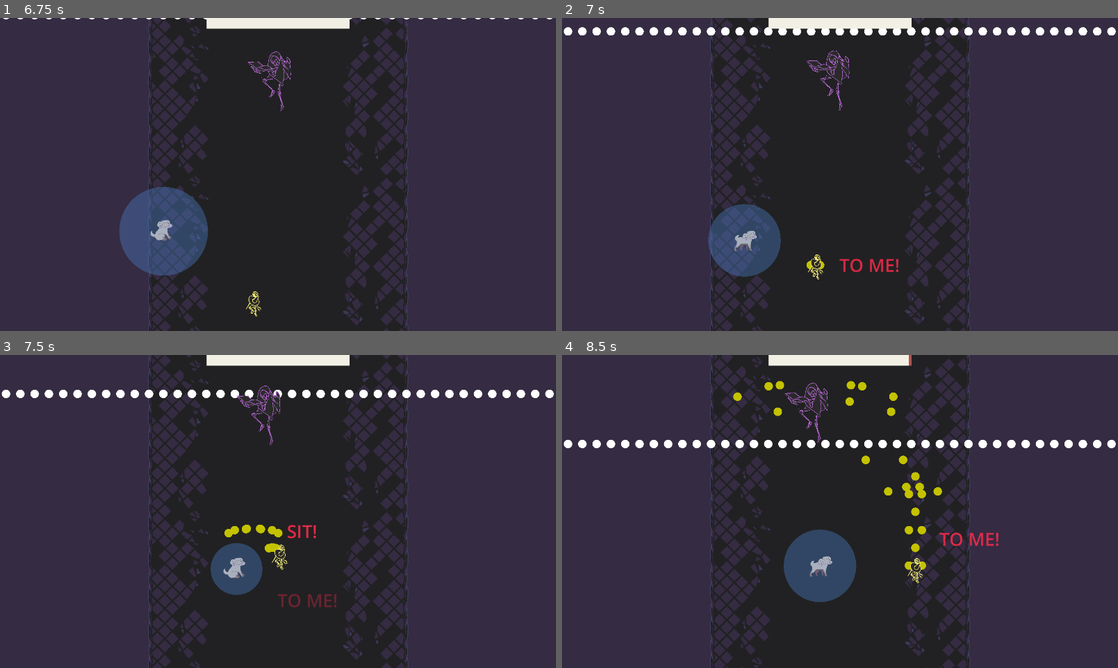
Above: before the commit, frames 1-4 (two rows, left to right).
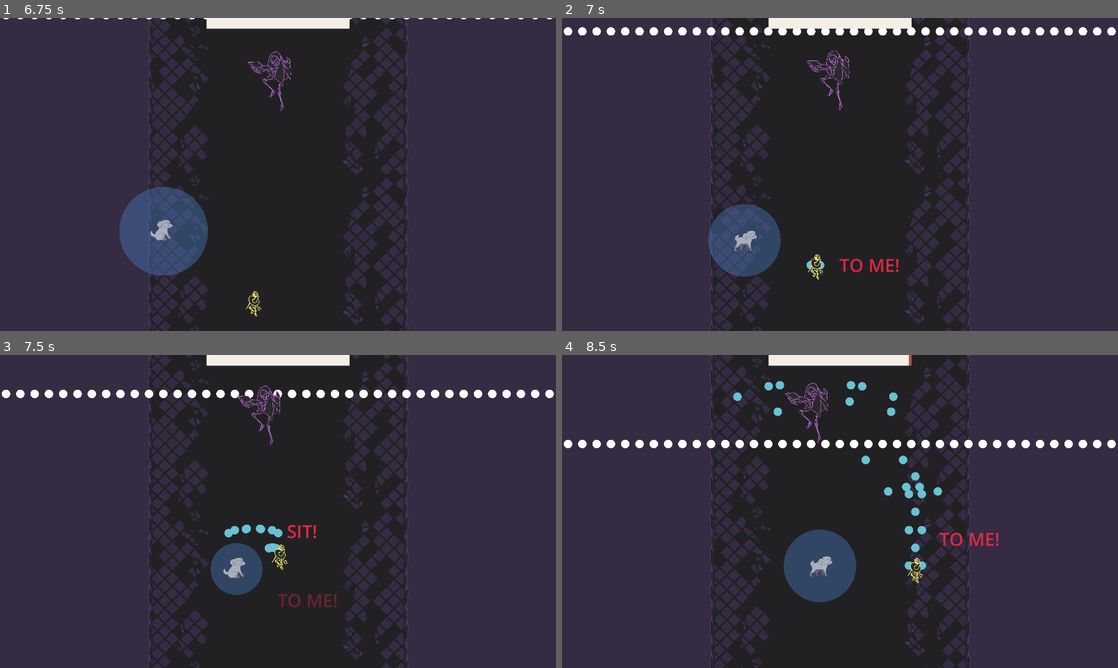
Above: after the commit, the same moments.

Repository: JeppeLindberg/toxic-terror
Game: Godot game, scene res://scenes/main.tscn
Two runs of this game, one before a commit and one after it. Both use one fixed random seed, a clock stepped at 60 frames per second and the inputs below.
Inputs:
- Up to frame 1 (6.75 s): tap Enter (interact) at 0.5, 2.85, 6.6 s; hold D (move_right) 0.53-1.28 s; hold Shift (improve_accuracy) 0.53-1.28 s; tap Space (sit) at 0.8, 1.35, 2.3, 3.6, 5.1 s; hold S (move_down) 1.28-2.03 s; tap Shift (improve_accuracy) at 1.55, 3.05, 4.35, 5.85 s; hold D (move_right) 2.03-2.78 s; hold Shift (improve_accuracy) 2.03-2.78 s; hold W (move_up) 2.78-3.53 s; hold A (move_left) 3.53-5.03 s; hold S (move_down) 5.03-5.78 s; hold D (move_right) 5.78-6.53 s; hold W (move_up) from 6.53 s (still down)
- Up to frame 2 (7 s): keep holding W (move_up); tap Space (sit) at 6.8 s
- Up to frame 3 (7.5 s): release W (move_up) at 7.28 s; hold D (move_right) from 7.28 s (still down); tap Space (sit) at 7.35 s
- Up to frame 4 (8.5 s): tap Shift (improve_accuracy) at 7.55 s; release D (move_right) at 8.03 s; hold S (move_down) from 8.03 s (still down); hold Shift (improve_accuracy) from 8.03 s (still down); tap Space (sit) at 8.3 s

Frame 1 is identical in both runs. In frame 2, less than 0.1% of the frame differs, in the area x 44-48%, y 77-81%; in frame 3, 0.3%; in frame 4, 0.8%, in the area x 30-69%, y 8-69%.

Commit message:
progress

Diff:
--- a/prefabs/player_bullet.tscn
+++ b/prefabs/player_bullet.tscn
@@ -10,10 +10,11 @@
 [node name="player_bullet" type="Node2D"]
 script = ExtResource("1_8y3uu")
 target_layer = 2
+remove_when_sceen_cleared = false
 spawn_audio = ExtResource("2_7xpxv")
 
 [node name="sprite" type="Sprite2D" parent="."]
-modulate = Color(0.766788, 0.759244, 0, 1)
+modulate = Color(0.407843, 0.760784, 0.827451, 1)
 scale = Vector2(0.237959, 0.237959)
 texture = ExtResource("2_5hife")
 
--- a/prefabs/player_bullet_fast.tscn
+++ b/prefabs/player_bullet_fast.tscn
@@ -11,10 +11,11 @@
 script = ExtResource("1_e4c2d")
 target_layer = 2
 move_speed = 600.0
+remove_when_sceen_cleared = false
 spawn_audio = ExtResource("2_36p38")
 
 [node name="sprite" type="Sprite2D" parent="."]
-modulate = Color(0.766788, 0.759244, 0, 1)
+modulate = Color(0.407843, 0.760784, 0.827451, 1)
 scale = Vector2(0.237959, 0.237959)
 texture = ExtResource("2_tlma8")
 
--- a/scripts/audio.gd
+++ b/scripts/audio.gd
@@ -31,7 +31,7 @@
 
 	played_effects.append({
 		'path':audio_stream.resource_path,
-		'timeout': main.seconds() + 0.01
+		'timeout': main.seconds() + 0.05
 	})
 
 func play_music(audio_stream):
--- a/scripts/behaviour.gd
+++ b/scripts/behaviour.gd
@@ -4,6 +4,7 @@
 @export var damage_taken_dec = 1.0
 
 @onready var main = get_node('/root/main')
+@onready var bullets = get_node('/root/main/bullets')
 
 
 func _ready() -> void:
@@ -11,6 +12,10 @@
 
 
 func activate():
+	for bullet in bullets.get_children():
+		if bullet.remove_when_sceen_cleared:
+			bullet.queue_free()
+
 	var enemy = self
 	while not enemy.is_in_group('enemy'):
 		enemy = enemy.get_parent()
--- a/scripts/bullet.gd
+++ b/scripts/bullet.gd
@@ -12,6 +12,7 @@
 @export var move_speed = 400.0
 @export var max_lifetime = 5.0
 @export var use_delta_time = true
+@export var remove_when_sceen_cleared = true
 @export var spawn_audio: AudioStream = null
 
 var _initialized = false
@@ -38,10 +39,8 @@
 func move():
 	if not _initialized:
 		id = main.get_bullet_id()
-		_last_checked_transform = global_transform
 		_despawn_time = main.seconds() + max_lifetime
 		bullet_behaviour = get_node_or_null('bullet_behaviour')
-		_initialized = true
 
 	if is_queued_for_deletion():
 		return
@@ -55,7 +54,7 @@
 		if use_delta_time:
 			motion = motion * time_charge
 
-		if (shape != null) and (main.get_frame_id() % check_physics_interval == id % check_physics_interval):
+		if (shape != null) and (main.get_frame_id() % check_physics_interval == id % check_physics_interval) and (_initialized):
 			var nodes = main.get_nodes_in_shape(shape, _last_checked_transform, target_layer, (global_position - _last_checked_transform.origin) + motion)
 			if nodes != []:
 				nodes[0].hit()
@@ -64,8 +63,12 @@
 
 			global_position += motion
 			_last_checked_transform = global_transform
-		else:
+		elif motion != Vector2.ZERO:
 			global_position += motion
+			if not _initialized:
+				_last_checked_transform = global_transform
+				_initialized = true
+
 
 	time_charge = 0.0
 
--- a/scripts/bullet_behaviour_whirlwind.gd
+++ b/scripts/bullet_behaviour_whirlwind.gd
@@ -18,6 +18,7 @@
 		var new_bullet = pellet_prefab.instantiate()
 		new_bullet.get_node('bullet_behaviour').target_node = child
 		bullets.add_child(new_bullet)
+		new_bullet.global_position = global_position
 		new_bullet.time_charge = 0.1
 		new_bullet.move()
 
--- a/scripts/enemy.gd
+++ b/scripts/enemy.gd
@@ -6,6 +6,7 @@
 @onready var main = get_node('/root/main')
 @onready var manager = get_node('/root/main/manager')
 @onready var spawn_pos = get_node('/root/main/camera_pivot/enemy_spawn_pos')
+@onready var bullets = get_node('/root/main/bullets')
 
 var target_pos_node = null
 var initialized = false
@@ -69,6 +70,10 @@
 	spawn_current_tier()
 
 func spawn_current_tier():
+	for bullet in bullets.get_children():
+		if bullet.remove_when_sceen_cleared:
+			bullet.queue_free()
+
 	for child in main.get_children_in_group(self, 'tier'):
 		child.queue_free()
 
--- a/scripts/player.gd
+++ b/scripts/player.gd
@@ -88,9 +88,10 @@
 	movement_direction = input.normalized()
 
 func hit():
-	no_of_times_hit.text = str(int(no_of_times_hit.text) + 1)
-	all_shield.enabled = true
-	damage_taken_timer.start()
+	if not manager.game_ending:
+		no_of_times_hit.text = str(int(no_of_times_hit.text) + 1)
+		all_shield.enabled = true
+		damage_taken_timer.start()
 
 
 func _on_damage_taken_timer_timeout() -> void:
